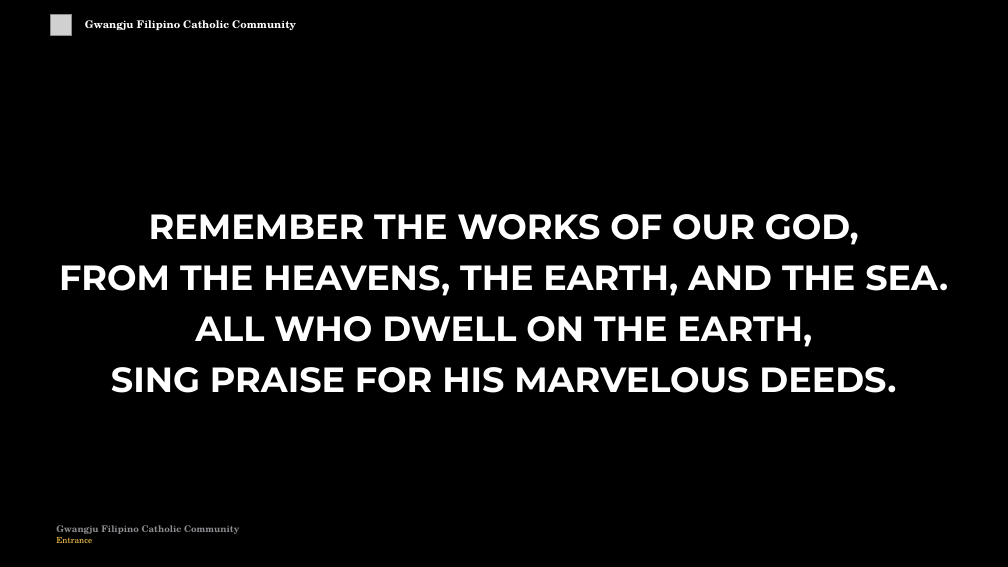
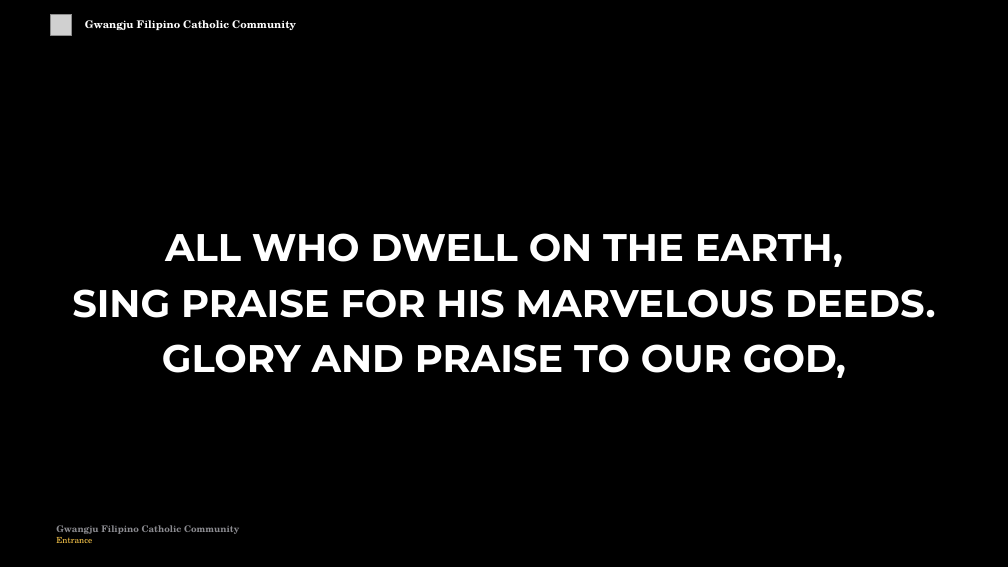
Before and after one commit to divinogabriel9/verbum, a slide deck: slide 7 of outputs/GFCC24May2026_Eastertide.pptx (slide 6 before the commit). Drawn at 1008x567 pixels with LibreOffice and Linux fonts; fonts in the diff are those of the drawing; grey boxes stand for pictures. Boxes give left, top, right and bottom in pixels: in the first picture for what was removed or moved away, otherwise in the second. Text is boxed around its words. In the diff, an @@ line names an element or a change of style, - is before the commit and + after.

```diff
--- a/outputs/GFCC24May2026_Eastertide.pptx
+++ b/outputs/GFCC24May2026_Eastertide.pptx
@@ text "ALL WHO DWELL ON THE ...": place and size @@
-text "ALL WHO DWELL ON THE ..." at <box>59,214,948,393</box>
+text "ALL WHO DWELL ON THE ..." at <box>72,233,936,378</box>
@@ text at <box>59,214,948,296</box>: paragraphs removed @@
-REMEMBER THE WORKS OF OUR GOD,
-FROM THE HEAVENS, THE EARTH, AND THE SEA.
@@ text at <box>72,233,936,318</box>: size 50 to 55 pt in "ALL WHO DWELL ON THE EARTH,", "SING PRAISE FOR HIS MARVELOUS DEEDS." @@
@@ text at <box>162,344,846,378</box>: paragraph added @@
+GLORY AND PRAISE TO OUR GOD,
```
Also in this commit, not shown: 34 other slides changed, 11 slides added, 3 slides removed, 19 other files.
